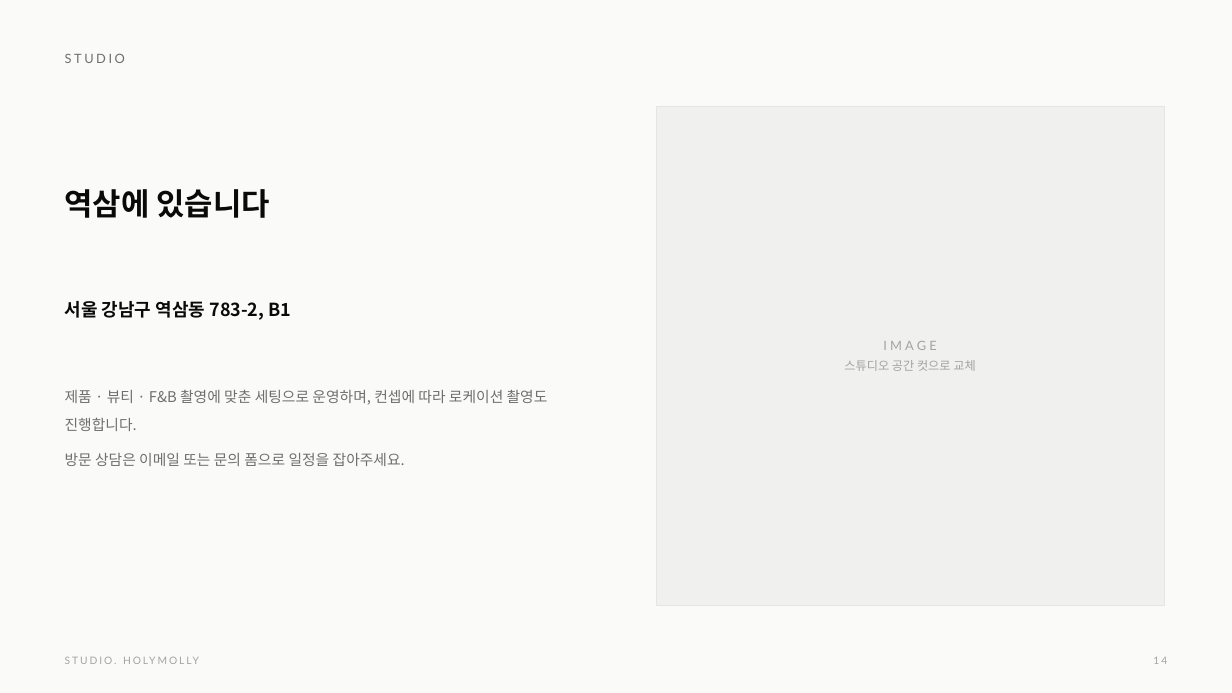
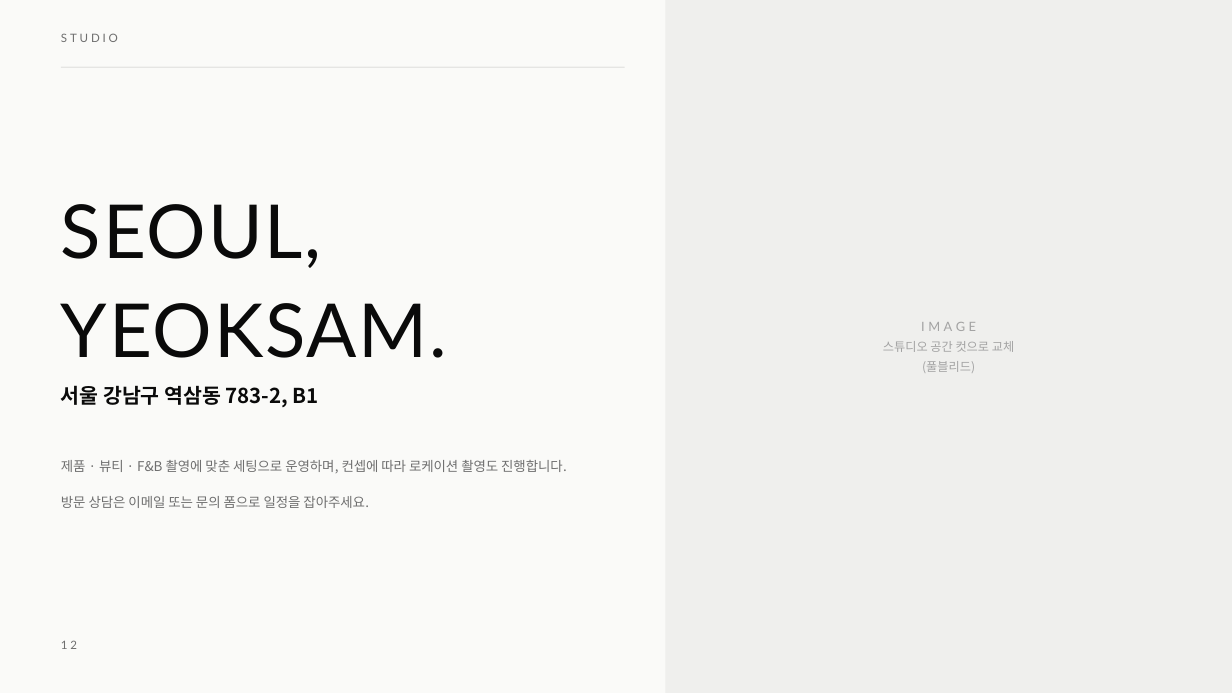
Before and after one commit to studioholymolly/-, a slide deck: slide 12 of docs/company-profile/STUDIO-HOLYMOLLY_Profile_2026.pptx (slide 14 before the commit). Drawn at 1232x693 pixels with LibreOffice and Linux fonts; fonts in the diff are those of the drawing. Boxes give left, top, right and bottom in pixels: in the first picture for what was removed or moved away, otherwise in the second. Text is boxed around its words. In the diff, an @@ line names an element or a change of style, - is before the commit and + after.

```diff
--- a/docs/company-profile/STUDIO-HOLYMOLLY_Profile_2026.pptx
+++ b/docs/company-profile/STUDIO-HOLYMOLLY_Profile_2026.pptx
@@ text "IMAGE": place and size @@
-text "IMAGE" at (844, 341, 975, 371)
+text "IMAGE" at (883, 322, 1014, 373)
@@ rectangle: place and size @@
-rectangle at (656, 106, 1165, 605)
+rectangle at (665, 0, 1232, 693)
@@ rectangle at (665, 0, 1232, 693): fill #F0F0EE to #EFEFED; outline #E5E5E3 0.75 pt to none @@
@@ text "STUDIO": place and size @@
-text "STUDIO" at (65, 54, 125, 63)
+text "STUDIO" at (61, 33, 118, 42)
@@ text "STUDIO" at (61, 33, 118, 42): size 10 to 9 pt, letter spacing 2 to 2.2 pt @@
@@ rectangle added at (61, 67, 625, 67), fill #E5E5E3 @@
@@ text added at (61, 204, 447, 358), 58 pt, text #0A0A0A @@
+SEOUL,
+YEOKSAM.
@@ text removed at (65, 189, 270, 218) @@
-역삼에 있습니다
@@ text at (65, 301, 292, 320): paragraph removed @@
-서울 강남구 역삼동 783-2, B1
@@ text at (921, 322, 976, 331): letter spacing 2.5 to 2.8 pt in "IMAGE" @@
@@ text at (883, 341, 1014, 373): text changed @@
-스튜디오 공간 컷으로 교체
+스튜디오 공간 컷으로 교체
+(풀블리드)
@@ text added at (61, 385, 319, 407), 16 pt, text #0A0A0A, bold @@
+서울 강남구 역삼동 783-2, B1
@@ text "제품 · 뷰티 · F&B ...": place and size @@
-text "제품 · 뷰티 · F&B ..." at (65, 301, 548, 466)
+text "제품 · 뷰티 · F&B ..." at (61, 460, 567, 508)
@@ text "제품 · 뷰티 · F&B ..." at (61, 460, 567, 508): size 11.5 to 10.5 pt; line spacing 1.55 to 1.6; more space between paragraphs @@
@@ text added at (61, 640, 77, 649), 9 pt, text #6F6F6F @@
+12
@@ text removed at (65, 654, 434, 682) @@
-STUDIO. HOLYMOLLY
@@ text removed at (1153, 657, 1167, 664) @@
-14
```
Also in this commit, not shown: 11 other slides changed, 2 slides added, 3 slides removed, 1 other file.
